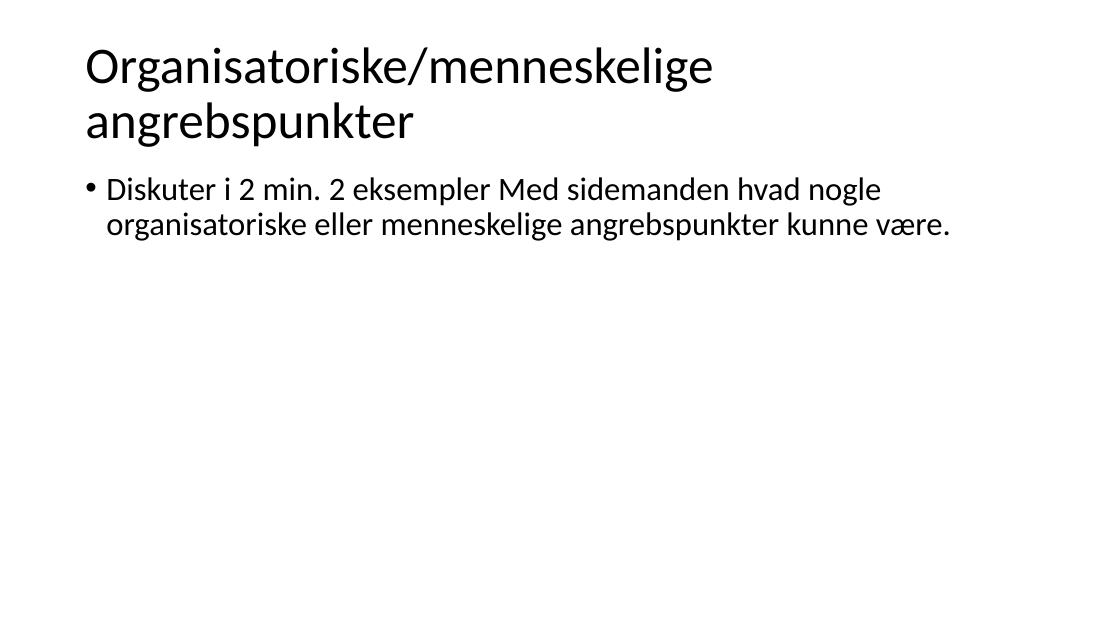
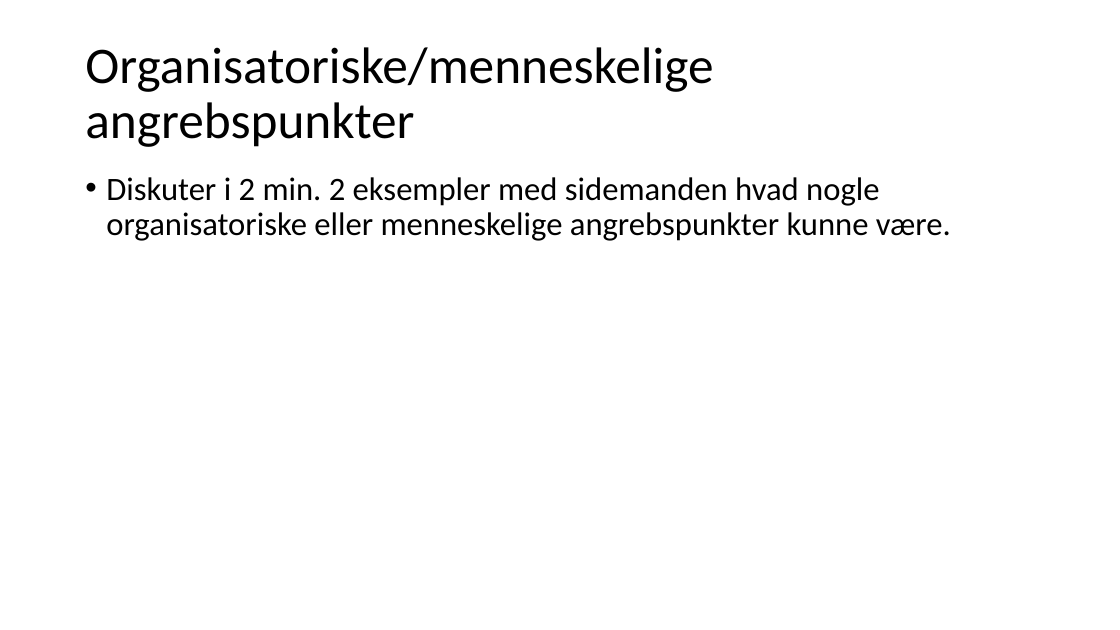
Before and after one commit to philipkaare/presentations, a slide deck: slide 9 of KU/IT-sikkerhed.pptx. Drawn at 1120x630 pixels with LibreOffice and Linux fonts; fonts in the diff are those of the drawing. Boxes give left, top, right and bottom in pixels: in the first picture for what was removed or moved away, otherwise in the second. Text is boxed around its words. In the diff, an @@ line names an element or a change of style, - is before the commit and + after.

```diff
--- a/KU/IT-sikkerhed.pptx
+++ b/KU/IT-sikkerhed.pptx
@@ text at (106, 177, 951, 241): text changed @@
-• Diskuter i 2 min. 2 eksempler Med sidemanden hvad nogle organisatoriske eller menneskelige angrebspunkter kunne være.
+• Diskuter i 2 min. 2 eksempler med sidemanden hvad nogle organisatoriske eller menneskelige angrebspunkter kunne være.
```
Also in this commit, not shown: 4 other slides changed, 3 other files.
